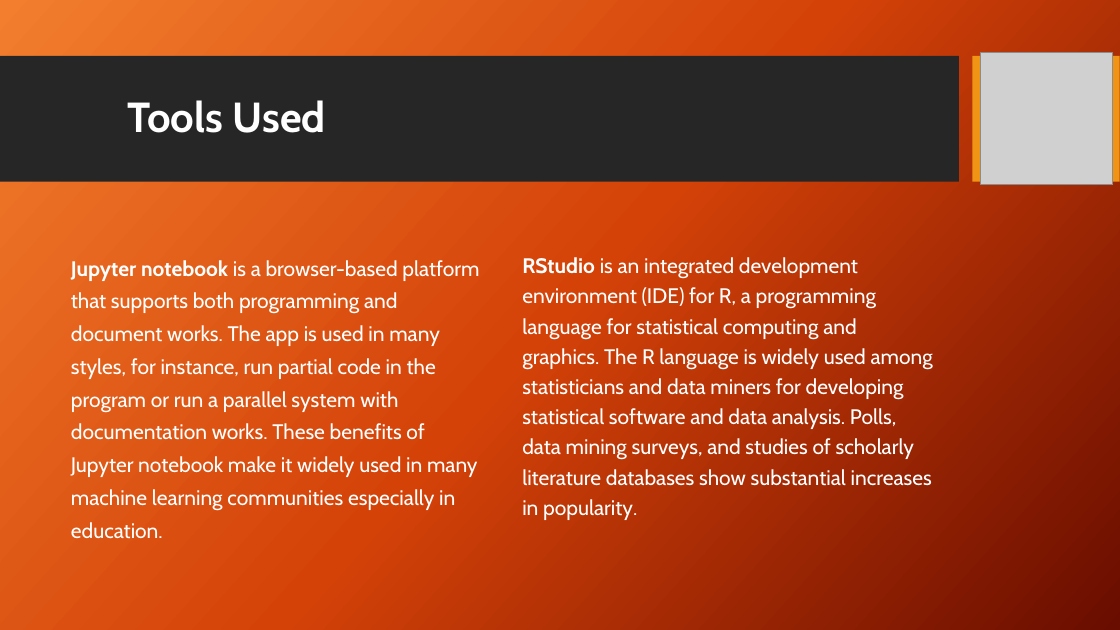
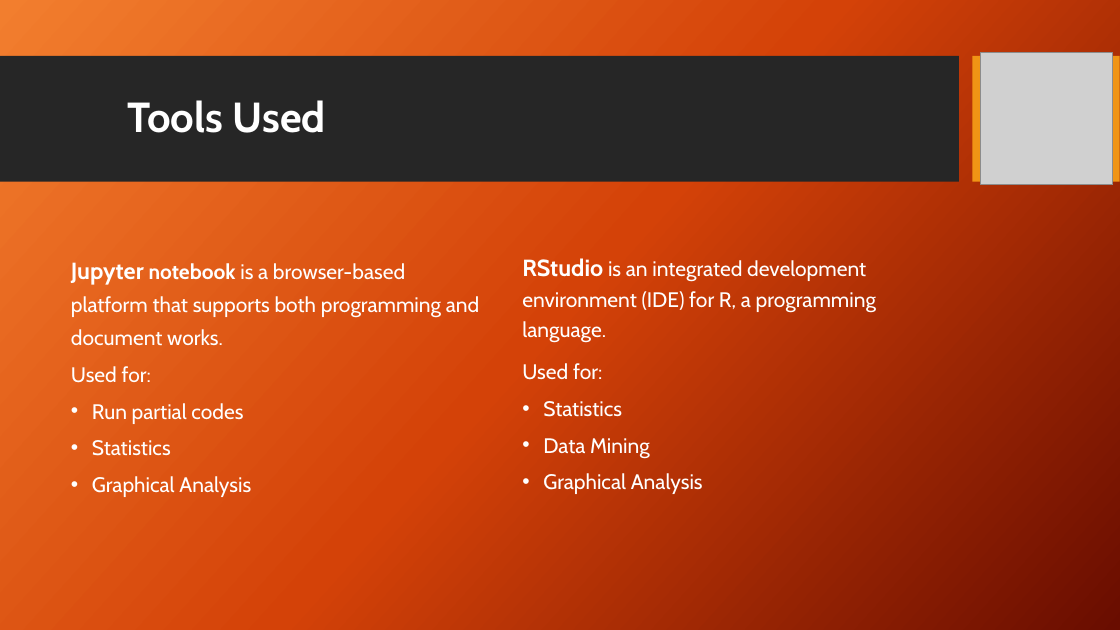
Before and after one commit to ItProject1920/data-science-project, a slide deck: slide 19 of Project Review FINAL.pptx (slide 18 before the commit). Drawn at 1120x630 pixels with LibreOffice and Linux fonts; fonts in the diff are those of the drawing; grey boxes stand for pictures; background and template pictures are left out. Boxes give left, top, right and bottom in pixels: in the first picture for what was removed or moved away, otherwise in the second. Text is boxed around its words. In the diff, an @@ line names an element or a change of style, - is before the commit and + after.

```diff
--- a/Project Review FINAL.pptx
+++ b/Project Review FINAL.pptx
@@ text at [71,262,479,497]: text changed @@
-Jupyter notebook is a browser-based platform that supports both programming and document works. The app is used in many styles, for instance, run partial code in the program or run a parallel system with documentation works. These benefits of Jupyter notebook make it widely used in many machine learning communities especially in education.
+Jupyter notebook is a browser-based platform that supports both programming and document works.
+Used for:
+• Run partial codes
+• Statistics
+• Graphical Analysis
@@ text at [522,258,876,494]: text changed @@
-RStudio is an integrated development environment (IDE) for R, a programming language for statistical computing and graphics. The R language is widely used among statisticians and data miners for developing statistical software and data analysis. Polls, data mining surveys, and studies of scholarly literature databases show substantial increases in popularity.
+RStudio is an integrated development environment (IDE) for R, a programming language.
+Used for:
+• Statistics
+• Data Mining
+• Graphical Analysis
```
Also in this commit, not shown: 10 other slides changed, 2 slides added, 1 slide removed.
